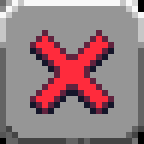
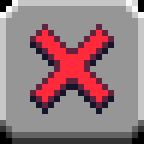
Layered file, before and after one edit (144×144). Changes by layer:
painted on "Layer 2" over box(30, 24, 114, 114)
painted on "Background" over box(0, 0, 144, 144)
